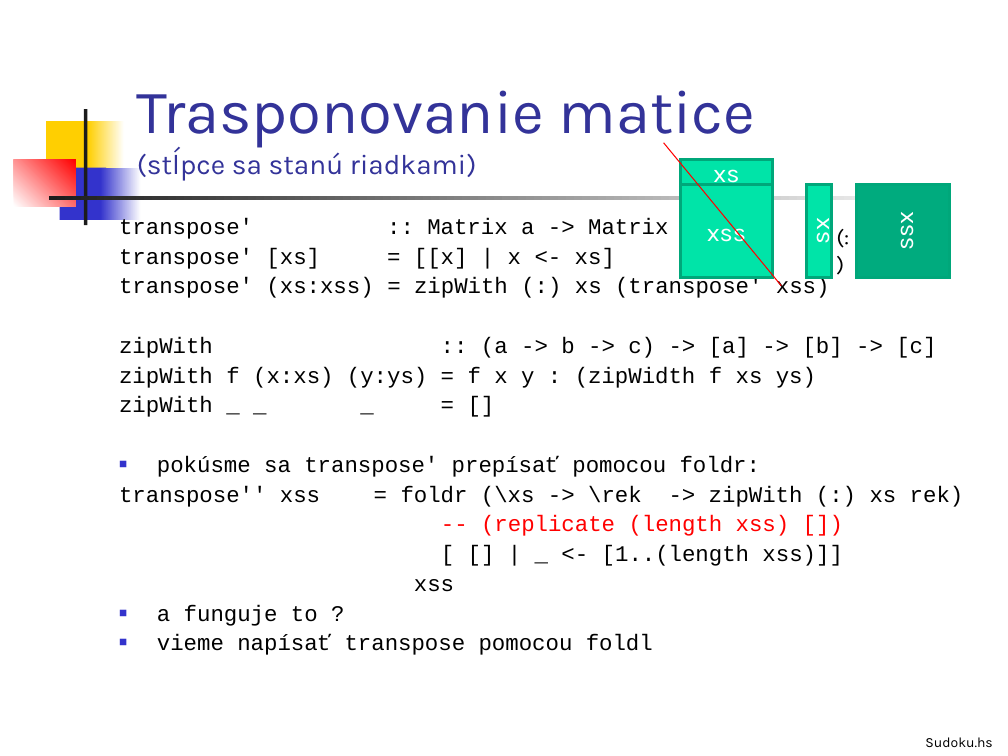
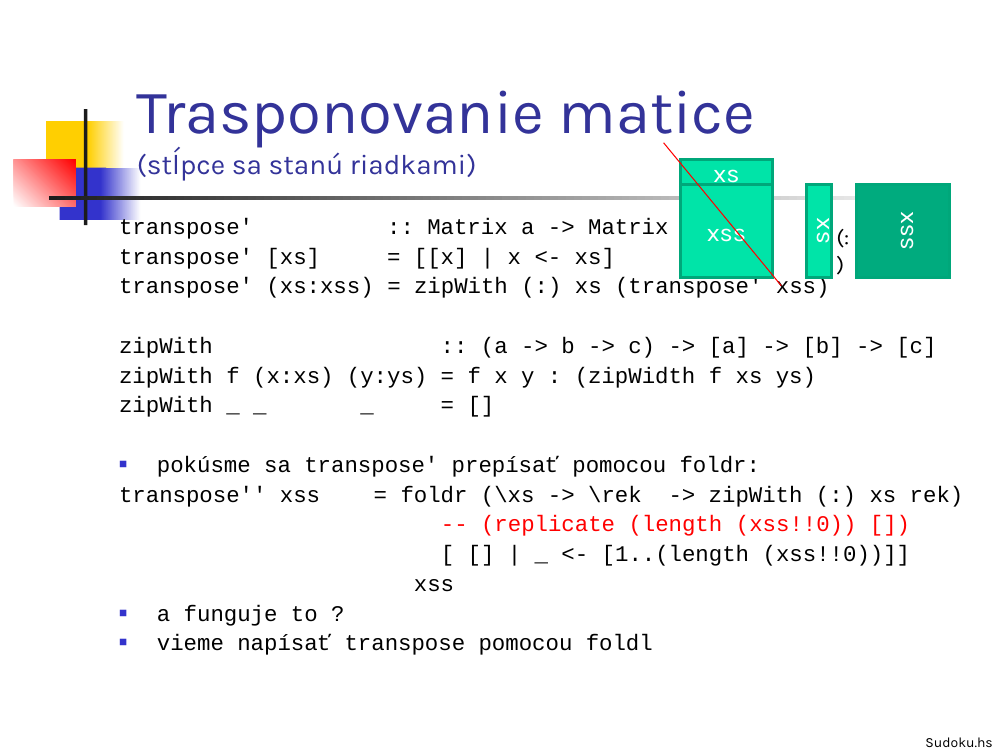
Before and after one commit to Funkcionalne/Prednasky, a slide deck: slide 23 of 04/04_fpro.ppt. Drawn at 1008x756 pixels with LibreOffice and Linux fonts; fonts in the diff are those of the drawing. Boxes give left, top, right and bottom in pixels: in the first picture for what was removed or moved away, otherwise in the second. Text is boxed around its words. In the diff, an @@ line names an element or a change of style, - is before the commit and + after.

```diff
--- a/04/04_fpro.ppt
+++ b/04/04_fpro.ppt
@@ text at (481, 515, 910, 566): text changed @@
--- (replicate (length xss) [])
-[ [] | _ <- [1..(length xss)]]
+-- (replicate (length (xss!!0)) [])
+[ [] | _ <- [1..(length (xss!!0))]]
```
Also in this commit, not shown: 4 other files.
